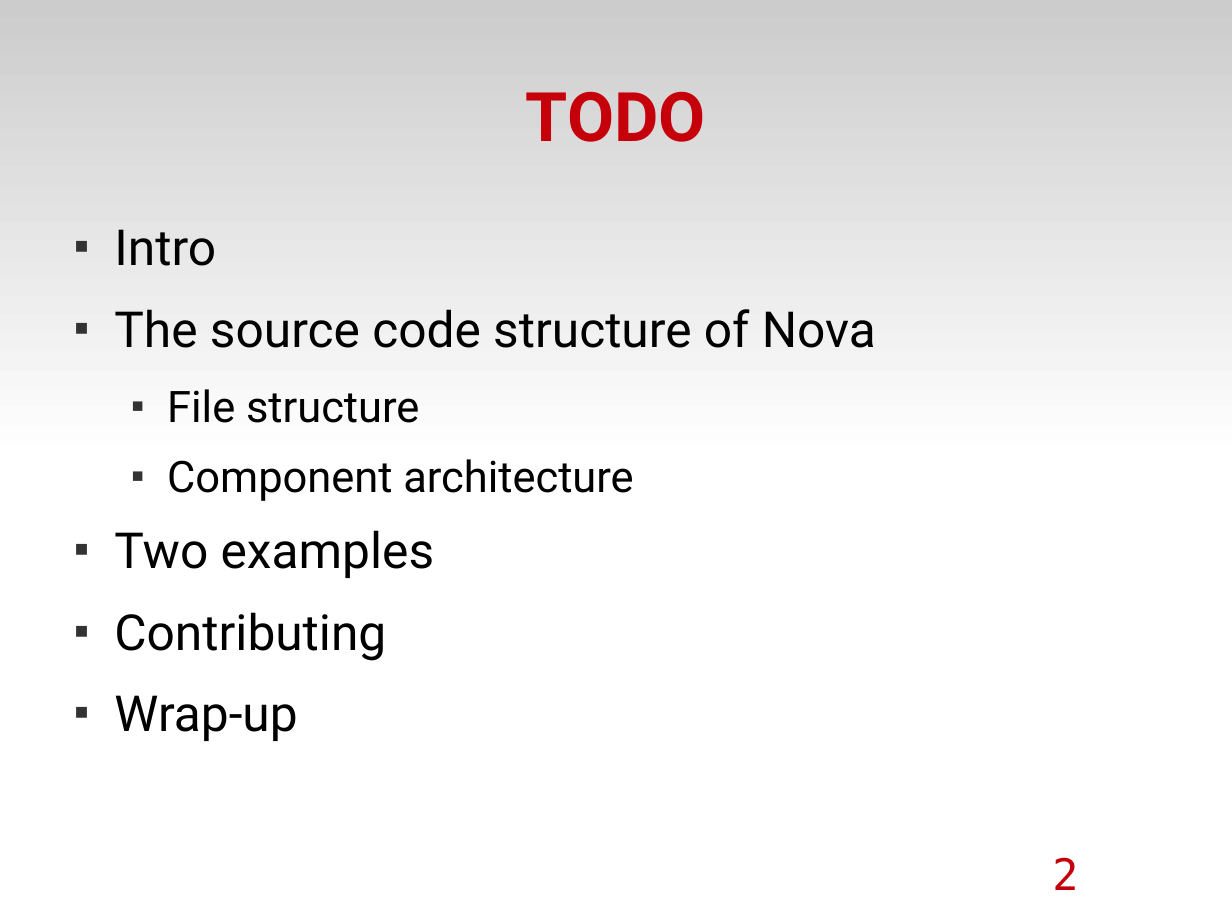
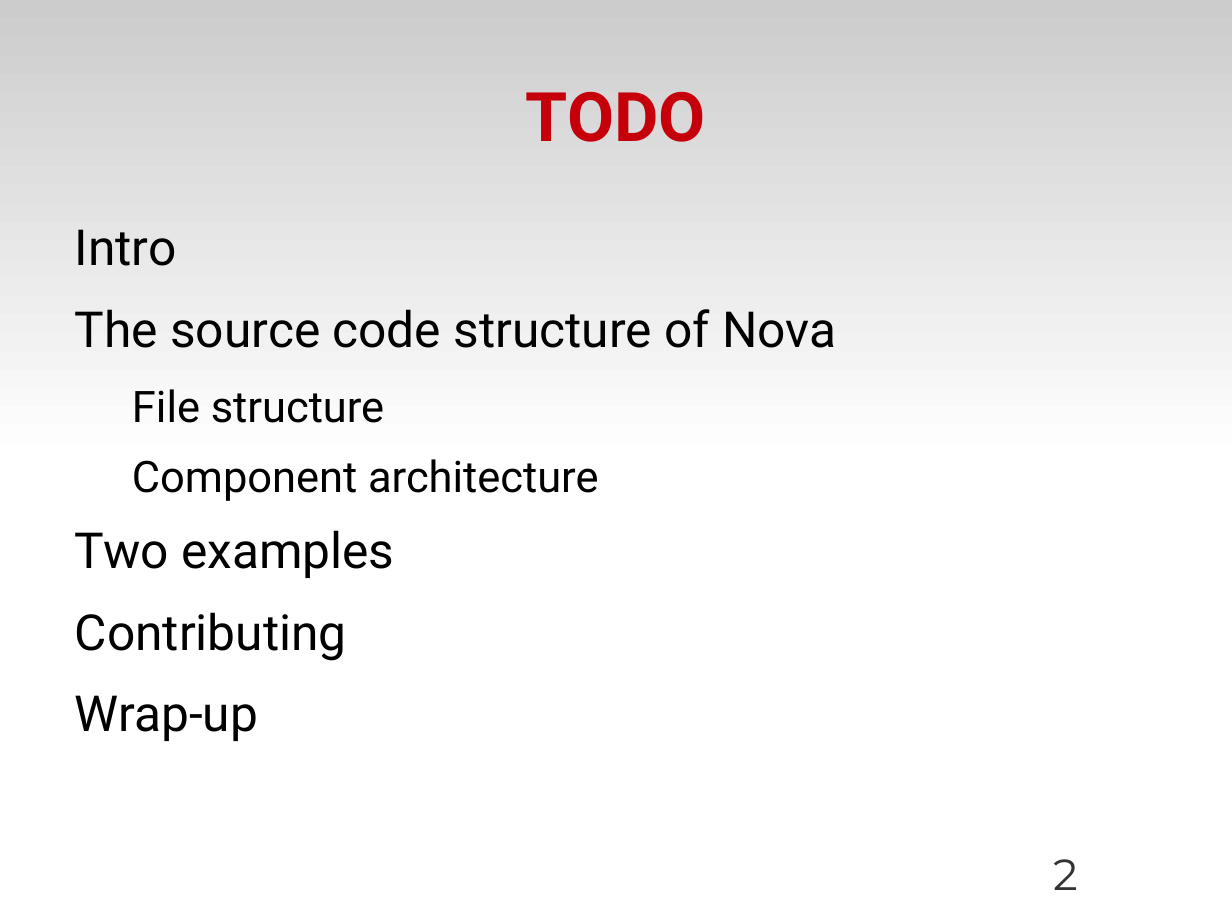
Before and after one commit to zyluo/talk-COSUG-2012, a slide deck: slide 2 of COSUG-2012.odp. Drawn at 1232x924 pixels with LibreOffice and Linux fonts; fonts in the diff are those of the drawing; background and template pictures are left out. Boxes give left, top, right and bottom in pixels: in the first picture for what was removed or moved away, otherwise in the second. Text is boxed around its words. In the diff, an @@ line names an element or a change of style, - is before the commit and + after.

Commit message:
add component structure

```diff
--- a/COSUG-2012.odp
+++ b/COSUG-2012.odp
@@ text "Intro" at [75,229,836,741]: bullet ■ to none @@
@@ page number at [1053,859,1078,890]: font DejaVu Sans Mono to Montserrat, text colour #C5000B to #333333 @@
```
Also in this commit, not shown: 1 other slide changed, 9 slides added, 6 slides removed.
